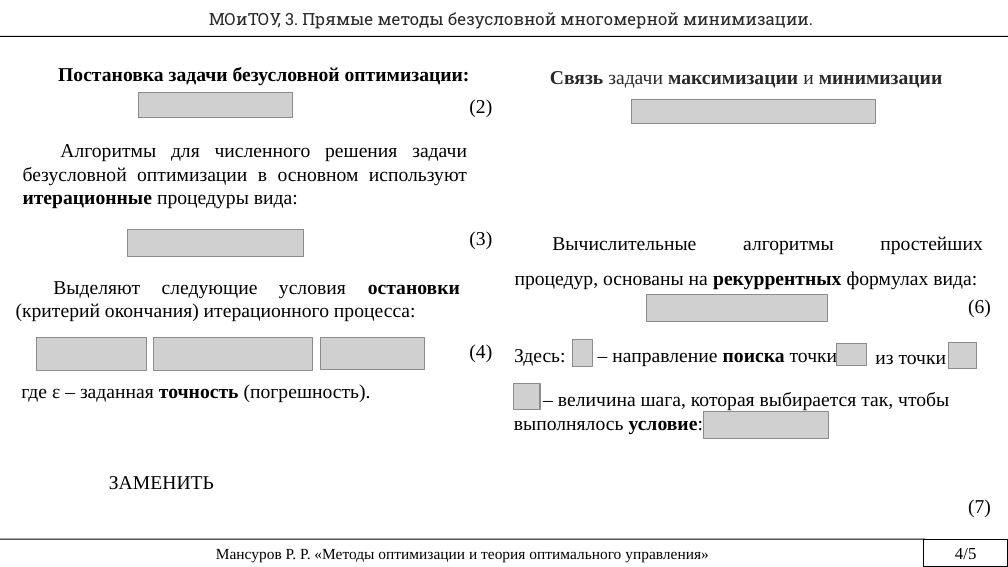
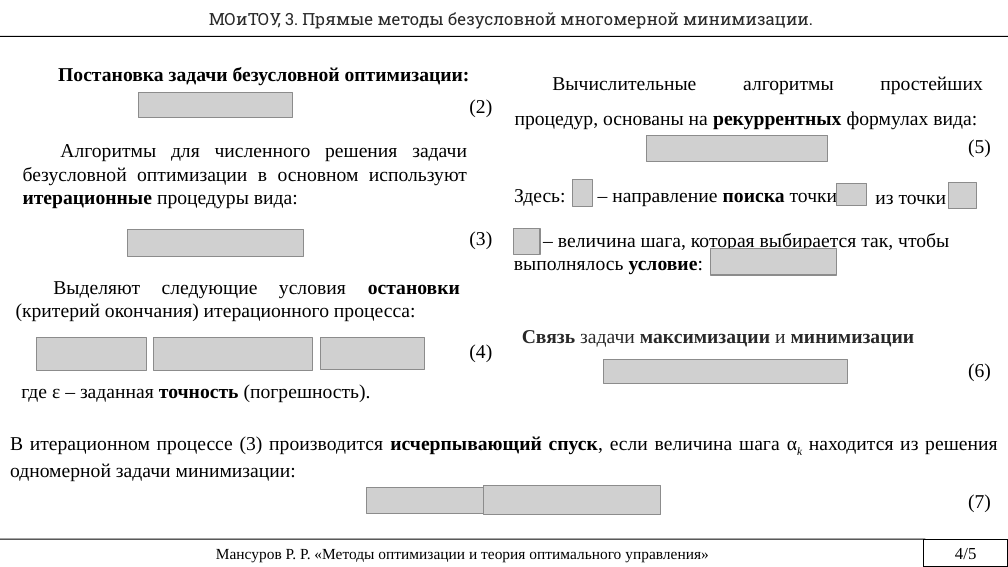
Before and after one commit to rustam-mansurov/cats, a slide deck: slide 4 of Домашнее задание Мансуров.pptx. Drawn at 1008x567 pixels with LibreOffice and Linux fonts; fonts in the diff are those of the drawing; grey boxes stand for pictures. Boxes give left, top, right and bottom in pixels: in the first picture for what was removed or moved away, otherwise in the second. Text is boxed around its words. In the diff, an @@ line names an element or a change of style, - is before the commit and + after.

```diff
--- a/Домашнее задание Мансуров.pptx
+++ b/Домашнее задание Мансуров.pptx
@@ picture removed at (x1=632, y1=100, x2=876, y2=124) @@
@@ picture added at (x1=646, y1=135, x2=828, y2=162) @@
@@ text added at (x1=968, y1=139, x2=991, y2=157), 14 pt, text #000000 @@
+(5)
@@ picture added at (x1=573, y1=179, x2=593, y2=207) @@
@@ picture added at (x1=837, y1=183, x2=867, y2=206) @@
@@ picture added at (x1=949, y1=182, x2=976, y2=209) @@
@@ 5 texts moved together from (x1=514, y1=236, x2=983, y2=435) to (x1=514, y1=76, x2=983, y2=275) @@
@@ picture added at (x1=514, y1=229, x2=540, y2=255) @@
@@ picture added at (x1=711, y1=249, x2=837, y2=275) @@
@@ picture removed at (x1=646, y1=295, x2=828, y2=323) @@
@@ text "Связь задачи максимизации и минимизации" moved from (x1=550, y1=71, x2=943, y2=88) to (x1=522, y1=330, x2=915, y2=347) @@
@@ picture removed at (x1=573, y1=340, x2=593, y2=367) @@
@@ picture added at (x1=604, y1=359, x2=848, y2=383) @@
@@ picture removed at (x1=837, y1=343, x2=867, y2=365) @@
@@ picture removed at (x1=949, y1=343, x2=976, y2=369) @@
@@ text "(6)" moved from (x1=968, y1=299, x2=991, y2=317) to (x1=968, y1=363, x2=991, y2=381) @@
@@ picture removed at (x1=514, y1=383, x2=540, y2=409) @@
@@ picture removed at (x1=704, y1=412, x2=830, y2=438) @@
@@ text added at (x1=10, y1=436, x2=997, y2=482), 14 pt, text #000000 @@
+В итерационном процессе (3) производится исчерпывающий спуск, если величина шага αk находится из решения одномерной задачи минимизации:
@@ text removed at (x1=109, y1=476, x2=214, y2=490) @@
-ЗАМЕНИТЬ
@@ picture added at (x1=367, y1=488, x2=484, y2=514) @@
@@ picture added at (x1=484, y1=486, x2=661, y2=515) @@
@@ text "(7)" moved from (x1=968, y1=499, x2=991, y2=517) to (x1=968, y1=494, x2=991, y2=512) @@
```
Also in this commit, not shown: 1 other slide changed, 1 slide removed, 1 other file.
